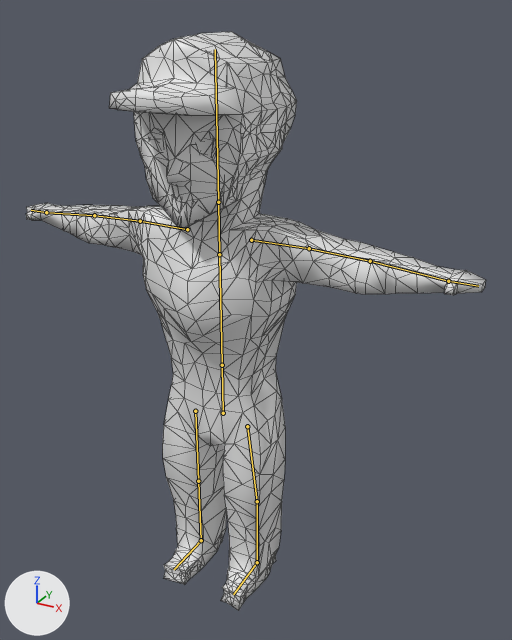
The Blender file Assets/Models/KeraajaTesti.blend, before and after one commit.
Before and after are seen from a 50 mm lens placed at (1.136, -1.818, 1.958), pointed at (0.075, 0.111, 0.994). The lights are fixed; the arrows at lower left show +X, +Y and +Z. The bones that bend it are drawn over the model as lines. Mesh edges are drawn as thin lines.

Objects in the first picture: 'Character'.
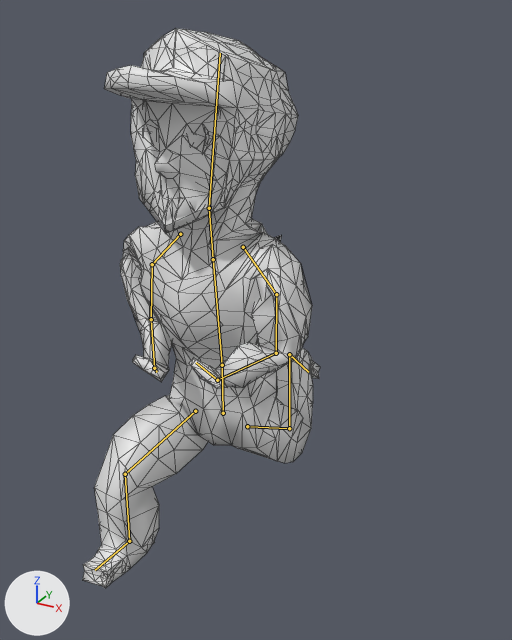
The newer file adds an action. The first version stands in its rest pose; the second is drawn at frame 30 of the action 'RunWithABox'.

The change in detail:
Bone 'Chest' (bone_chest) turns from (0, 0, 0) to (7, -3, -1) degrees about its own x, y and z.
Bone 'Head' (bone_head) turns from (0, 0, 0) to (-15, 0, 1) degrees about its own x, y and z.
Bone 'Shoulder.L' (bone_shoulder_l) turns from (0, 0, 0) to (93, -59, -116) degrees about its own x, y and z.
Bone 'Elbow.L' (bone_elbow_l) turns from (0, 0, 0) to (12, -40, 54) degrees about its own x, y and z.
Bone 'Forearm.L' (bone_forearm_l) turns from (0, 0, 0) to (-70, 34, 26) degrees about its own x, y and z.
Bone 'Hand.L' (bone_hand_l) turns from (0, 0, 0) to (-40, 44, 26) degrees about its own x, y and z.
Bone 'Shoulder.R' (bone_shoulder_r) turns from (0, 0, 0) to (13, -1, 44) degrees about its own x, y and z.
Bone 'Elbow.R' (bone_elbow_r) turns from (0, 0, 0) to (-51, 27, -16) degrees about its own x, y and z.
Bone 'Forearm.R' (bone_forearm_r) turns from (0, 0, 0) to (-58, 3, 22) degrees about its own x, y and z.
Bone 'Hand.R' (bone_hand_r) turns from (0, 0, 0) to (-40, -2, 20) degrees about its own x, y and z.
Bone 'UpperLeg.L' (bone_upperleg_l) turns from (0, 0, 0) to (-55, 3, -1) degrees about its own x, y and z.
Bone 'LowerLeg.L' (bone_lowerleg_l) turns from (0, 0, 0) to (97, -14, -10) degrees about its own x, y and z.
Bone 'Foot.L' (bone_foot_l) turns from (0, 0, 0) to (17, -5, -6) degrees about its own x, y and z.
Bone 'UpperLeg.R' (bone_upperleg_r) turns from (0, 0, 0) to (80, 18, 18) degrees about its own x, y and z.
Bone 'LowerLeg.R' (bone_lowerleg_r) turns from (0, 0, 0) to (79, -16, -9) degrees about its own x, y and z.
Bone 'Foot.R' (bone_foot_r) turns from (0, 0, 0) to (5, 2, 5) degrees about its own x, y and z.

Location of each change, (x1, y1, x2, y2) in pixels of the pictures (512 x 640 px):
'Character', posed (48% narrower)
    before: (26, 32, 486, 611)
    after: (82, 29, 320, 588)
bone 'Chest', root to tip
    before: (222, 365) to (219, 254)
    after: (222, 365) to (213, 259)
bone 'Head', root to tip
    before: (218, 202) to (215, 49)
    after: (209, 208) to (220, 53)
bone 'Shoulder.L', root to tip
    before: (251, 240) to (309, 248)
    after: (243, 247) to (276, 294)
bone 'Elbow.L', root to tip
    before: (309, 248) to (370, 261)
    after: (276, 294) to (276, 353)
bone 'Forearm.L', root to tip
    before: (370, 261) to (448, 281)
    after: (276, 353) to (217, 380)
bone 'Hand.L', root to tip
    before: (448, 281) to (478, 286)
    after: (217, 380) to (196, 362)
bone 'Shoulder.R', root to tip
    before: (187, 229) to (140, 221)
    after: (180, 234) to (152, 264)
bone 'Elbow.R', root to tip
    before: (140, 221) to (94, 215)
    after: (152, 264) to (151, 319)
bone 'Forearm.R', root to tip
    before: (94, 215) to (46, 212)
    after: (151, 319) to (154, 368)
bone 'Hand.R', root to tip
    before: (46, 212) to (31, 210)
    after: (154, 368) to (157, 372)
bone 'UpperLeg.L', root to tip
    before: (247, 426) to (257, 501)
    after: (247, 426) to (289, 428)
bone 'LowerLeg.L', root to tip
    before: (257, 501) to (257, 562)
    after: (289, 428) to (289, 354)
bone 'Foot.L', root to tip
    before: (257, 562) to (233, 594)
    after: (289, 354) to (308, 372)
bone 'UpperLeg.R', root to tip
    before: (195, 411) to (198, 481)
    after: (195, 411) to (125, 474)
bone 'LowerLeg.R', root to tip
    before: (198, 481) to (201, 540)
    after: (125, 474) to (129, 541)
bone 'Foot.R', root to tip
    before: (201, 540) to (174, 569)
    after: (129, 541) to (95, 570)
